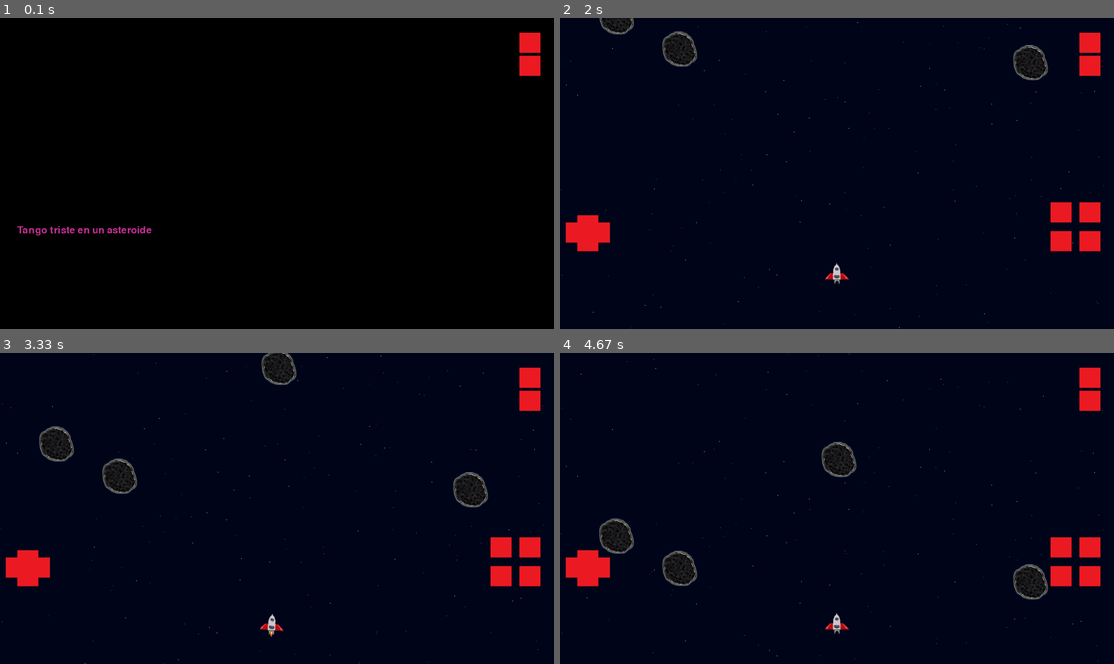
Above: before the commit, frames 1-4 (two rows, left to right).
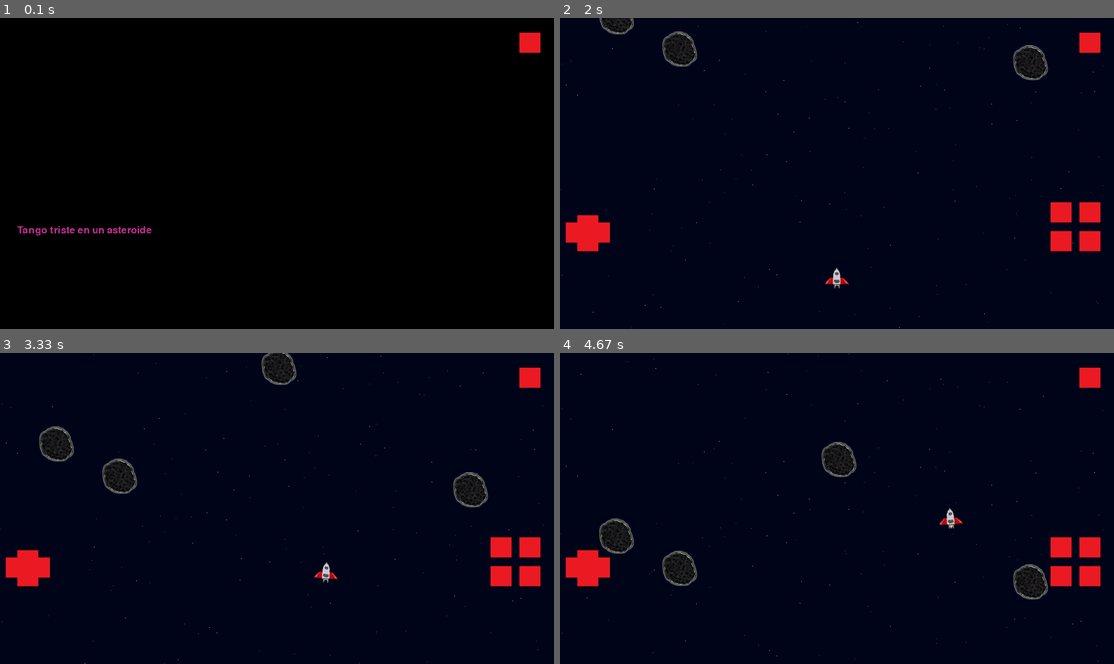
Above: after the commit, the same moments.

Repository: MicaelaEdith/spacecraftGame-pygame
Game: pygame game, started from main.py
Two runs of this game, one before a commit and one after it. Both use one fixed random seed, a clock stepped at 60 frames per second and the inputs below.
Inputs (mouse positions are in pixels of both pictures, inside the frame that each line leads up to):
- Up to frame 1 (0.1 s): no input
- Up to frame 2 (2 s): press the mouse at (1091, 42) at 0.37 s; move the mouse to (875, 83) at 0.47 s; release the mouse at (665, 126) at 0.6 s; click (587, 226) at 0.72 s; click (576, 232) at 1.05 s; press the mouse at (587, 241) at 1.37 s; move the mouse to (748, 173) at 1.47 s; release the mouse at (914, 105) at 1.6 s; press the mouse at (587, 226) at 1.7 s; move the mouse to (692, 248) at 1.8 s; release the mouse at (798, 273) at 1.93 s
- Up to frame 3 (3.33 s): press the mouse at (38, 567) at 2.03 s; move the mouse to (138, 502) at 2.13 s; release the mouse at (243, 440) at 2.27 s; click (38, 567) at 2.88 s; press the mouse at (16, 567) at 3.2 s; move the mouse to (166, 527) at 3.3 s
- Up to frame 4 (4.67 s): release the mouse at (881, 489) at 3.43 s; press the mouse at (598, 567) at 3.53 s; move the mouse to (626, 505) at 3.63 s; release the mouse at (654, 443) at 3.77 s; click (587, 576) at 4.38 s

The runs differ from the first frame. In frame 1, 0.3% of the frame differs, in the area x 93-98%, y 12-19%; in frame 2, 0.4%; in frame 3, 0.5%, in the area x 46-98%, y 12-92%; in frame 4, 0.5%.

Commit message:
multitouch ok

Diff:
--- a/main.py
+++ b/main.py
@@ -37,8 +37,6 @@
 xPosition = int((screenWidth / 2) - 40)
 yPosition = int(screenHeight / 100 * 80 + 40)
 player = Player(xPosition, yPosition, screenHeight, screenWidth)
-# deep1 = Deep(screenWidth, screenHeight, speed=1, line_length=screenWidth, line_spacing=4, color=(0, 4, 24))
-# deep2 = Deep(screenWidth, screenHeight, speed=1, line_length=screenWidth, line_spacing=6, color=(0, 10, 14))
 starts1 = Starts(screenWidth, screenHeight)
 starts2 = Starts(screenWidth, screenHeight)
 starts2.speed = .5
@@ -53,7 +51,6 @@
 meteorite = Meteorite(screenWidth, screenHeight)
 
 # Crear botones
-ignore_click_left = False
 buttons_left = [
     Button(60, screenHeight // 2 + 145, "Assets/Buttons/up_arrow.png"),
     Button(60, screenHeight // 2 + 200, "Assets/Buttons/down_arrow.png"),
@@ -70,11 +67,8 @@
 
 buttons_menu = [
     Button(screenWidth - 120, screenHeight // 21, "Assets/Buttons/actionA.png"),  # start
-    Button(screenWidth - 120, screenHeight // 21 + 80, "Assets/Buttons/actionA.png"),  # mute
+    #Button(screenWidth - 120, screenHeight // 21 + 80, "Assets/Buttons/actionA.png"),  # mute
 ]
-
-# Variables para acciones
-a, b, c, d = False, False, False, False
 
 # Bucle Menu
 while not game:
@@ -104,35 +98,57 @@
             if event.key == pygame.K_ESCAPE:
                 pygame.quit()
                 sys.exit()
-    # Actualizar el estado de los botones al levantar el dedo
-        if event.type == pygame.MOUSEBUTTONUP:
-            for button in buttons_left + buttons_right:
-                button.is_clicked(mouse_pos, False)  # Cambio a False al levantar el dedo
-
+        # Eventos de mouse para los botones de dirección (izquierda)
         if event.type == pygame.MOUSEBUTTONDOWN or event.type == pygame.MOUSEBUTTONUP:
             mouse_pos = pygame.mouse.get_pos()
-            for button in buttons_left + buttons_right:
-                button.is_clicked(mouse_pos, pygame.mouse.get_pressed()[0])  # Comprobar el botón izquierdo del mouse
+            for button in buttons_left:
+                button.is_clicked(mouse_pos, pygame.mouse.get_pressed()[0] if event.type == pygame.MOUSEBUTTONDOWN else False)
+        if event.type == pygame.MOUSEBUTTONUP:
+            mouse_pos = pygame.mouse.get_pos()
+            for button in buttons_left:
+                button.is_clicked(mouse_pos, pygame.mouse.get_pressed()[0])
 
-        # Actualizar el movimiento del jugador basado en los botones presionados
-        player.movement['up'] = buttons_left[0].clicked
-        player.movement['down'] = buttons_left[1].clicked
-        player.movement['left'] = buttons_left[2].clicked
-        player.movement['right'] = buttons_left[3].clicked
 
-        # Actualizar las acciones basadas en los botones de acción
-        player.action['a'] = buttons_right[0].clicked
-        player.action['b'] = buttons_right[1].clicked
-        player.action['c'] = buttons_right[2].clicked
-        player.action['d'] = buttons_right[3].clicked
+        # Eventos de toque para los botones de acción (derecha)
+        if event.type == pygame.FINGERDOWN or event.type == pygame.FINGERUP:
+            touch_pos = (event.x * screenWidth, event.y * screenHeight)
+            for button in buttons_right:
+                if button.is_clicked(touch_pos, True):
+                    # Actualizar el estado de las acciones al presionar
+                    if event.type == pygame.FINGERDOWN:
+                        if button == buttons_right[0]:
+                            player.action['a'] = True
+                        elif button == buttons_right[1]:
+                            player.action['b'] = True
+                        elif button == buttons_right[2]:
+                            player.action['c'] = True
+                        elif button == buttons_right[3]:
+                            player.action['d'] = True
+                    # Actualizar el estado de las acciones al soltar
+                    elif event.type == pygame.FINGERUP:
+                        #if button == buttons_right[0]:
+                        player.action['a'] = False
+                        #elif button == buttons_right[1]:
+                        player.action['b'] = False
+                        #elif button == buttons_right[2]:
+                        player.action['c'] = False
+                        #elif button == buttons_right[3]:
+                        player.action['d'] = False
 
-        if event.type == pygame.MOUSEBUTTONDOWN:
-            mouse_pos = pygame.mouse.get_pos()
+        # Verificar si se presiona el botón del menú
+        if event.type == pygame.FINGERDOWN:
+            touch_pos = (event.x * screenWidth, event.y * screenHeight)
             for button in buttons_menu:
-                button.is_clicked(mouse_pos, True)
-            if buttons_menu[0].clicked:
-                start = not start
-                buttons_menu[0].clicked=False
+                if button.is_clicked(touch_pos, True):
+                    if button == buttons_menu[0]:
+                        start = not start
+                        buttons_menu[0].clicked = False
+
+    # Actualizar el movimiento del jugador basado en los botones presionados
+    player.movement['up'] = buttons_left[0].clicked
+    player.movement['down'] = buttons_left[1].clicked
+    player.movement['left'] = buttons_left[2].clicked
+    player.movement['right'] = buttons_left[3].clicked
 
     if level == 0:
         collision_detected = False
@@ -155,8 +171,6 @@
         player.updateShoots()  # Actualiza los disparos del jugador
         player.actions()
         display.fill(blue)
-        # deep1.drawDeep(display)
-        # deep2.drawDeep(display)
         starts1.drawStarts(display)
         starts2.drawStarts(display)
         starts3.drawStarts(display)
@@ -170,6 +184,7 @@
         player.drawPick(display)
         player.drawExplosion(display)
 
+
         for button in buttons_left + buttons_right + buttons_menu:
             button.draw(display)
     else:
@@ -177,6 +192,5 @@
         for button in buttons_menu:
             button.draw(display)
 
-
     pygame.display.flip()
     clock.tick(60)
--- a/menu.py
+++ b/menu.py
@@ -1,5 +1,5 @@
 import pygame
-from data import Data
+#from data import Data
 class Menu():
 	def __init__(self, screenWidth, screenHeight):
 		self.init_menu = pygame.Surface((screenWidth, screenHeight))
@@ -30,9 +30,10 @@
         self.rect = self.image.get_rect(topleft=(x, y))
         self.clicked = False
 
-    def draw(self, display):
-        display.blit(self.image, self.rect.topleft)
+    def draw(self, surface):
+        surface.blit(self.image, self.rect.topleft)
 
-    def is_clicked(self, pos, state):
+    def is_clicked(self, pos, pressed):
         if self.rect.collidepoint(pos):
-            self.clicked = state
+            self.clicked = pressed
+        return self.clicked
--- a/playerController.py
+++ b/playerController.py
@@ -49,7 +49,7 @@
             img.set_colorkey([1, 7, 27])
 
         self.pick_type = 0  # Tipo de imagen de recogida actual
-        self.pick_delay = 500  # Delay entre recogidas
+        self.pick_delay = 100  # Delay entre recogidas
         self.last_pick_time = pygame.time.get_ticks()  # Tiempo del último recogido
         self.pick_active = False  # Bandera para indicar si se está recogiendo algo
 
@@ -87,7 +87,7 @@
 
         self.shoots = []
         self.shoot_type = 0
-        self.shoot_delay = 75
+        self.shoot_delay = 100
         self.last_shoot_time = pygame.time.get_ticks()
 
     def setPlayer(self, name):
@@ -100,7 +100,7 @@
         if self.movement['up'] and self.yPosition > self.maxYPosition:
             self.keyDownCount += 1
             self.quiet = False
-            if self.yPosition >= self.slowArea:
+            if self.yPosition >= self.slowArea-2:
                 self.yPosition -= 4 * self.speed
             else:
                 self.yPosition -= 1 * self.speed
@@ -108,35 +108,43 @@
         # Lógica para el movimiento hacia abajo
         if self.movement['down']:
             self.movement['up'] = False
-            #self.quiet = False
+            self.quiet = False
             self.keyDownCount = 0
             if self.yPosition < self.yPositionInit:
                 self.yPosition += 2
         elif not self.movement['up'] and self.yPosition < self.yPositionInit:
-            self.yPosition += return_speed  # Movimiento de retorno gradual hacia la posición inicial
             self.quiet = True
 
         # Lógica para el movimiento hacia la derecha
-        if self.movement['right'] and self.xPosition < self.maxXPosition:
+        if self.movement['right'] and self.xPosition < self.maxXPosition-2:
             self.movement['left'] = False
             self.quiet = False
             self.xPosition += 4
             if not self.movement['down']:
                 self.keyDownCount += 1
         elif not self.movement['right'] and self.xPosition > self.xPositionInit:
-            self.xPosition -= return_speed  # Movimiento de retorno gradual hacia la posición inicial
             self.quiet = True
 
         # Lógica para el movimiento hacia la izquierda
-        if self.movement['left'] and self.xPosition > self.minXPosition:
+        if self.movement['left'] and self.xPosition > self.minXPosition-1:
             self.quiet = False
             self.movement['right'] = False
             self.xPosition -= 4
             if not self.movement['down']:
                 self.keyDownCount += 1
-        elif not self.movement['left'] and self.xPosition < self.xPositionInit:
-            self.xPosition += return_speed  # Movimiento de retorno gradual hacia la posición inicial
+        elif not self.movement['left'] and self.xPosition < self.xPositionInit-1:
             self.quiet = True
+
+        if self.quiet:      # Movimiento de retorno gradual hacia la posición inicial
+            if self.xPosition < self.xPositionInit:
+                self.xPosition += return_speed
+            elif self.xPosition > self.xPositionInit:
+                self.xPosition -= return_speed
+            if self.yPosition < self.yPositionInit:
+                self.yPosition += return_speed
+            elif self.yPosition > self.yPositionInit:
+                self.yPosition -= return_speed
+
 
         # Actualizar las posiciones de los rectángulos
         for i in range(len(self.rectList)):
@@ -145,6 +153,7 @@
 
         for i in range(len(self.rectList)):
             self.rectList[i].topleft = (self.xPosition, self.yPosition)
+
 
     def actions(self):
         if self.action['a'] and not self.shoot_type_a:  # Verificar si el tipo de bala A no ha sido disparado
@@ -156,22 +165,21 @@
 
     def updateShoots(self):
         current_time = pygame.time.get_ticks()
-        if self.action['a']:
+        if self.action['a'] and not self.shoot_type_a:
             if current_time - self.last_shoot_time > self.shoot_delay:
                 shoot_rect = self.shoot_images[self.shoot_type].get_rect(midbottom=(self.xPosition + self.rect0.width // 2, self.yPosition))
                 self.shoots_fired.append({'rect': shoot_rect, 'type': self.shoot_type})
                 self.last_shoot_time = current_time
-        elif self.action['b']:
-            if not self.shoot_type_b:  # Cambiar tipo de bala solo si no se ha cambiado antes
-                self.shoot_type = (self.shoot_type + 1) % len(self.shoot_images)
-                self.shoot_type_b = True  # Marcar que se ha cambiado el tipo de bala
-        else:
-            self.shoot_type_b = False  # Restablecer para permitir cambios de tipo de bala en futuros disparos
+                self.shoot_type_a = True  # Marcar que se ha disparado
+        elif not self.action['a']:
+            self.shoot_type_a = False  # Restablecer para permitir disparos en futuros clicks
 
         for shoot in self.shoots_fired:
-            shoot['rect'].y -= 11 if self.shoot_type_a else 14  # Velocidad de los disparos
+            shoot['rect'].y -= 11 if self.shoot_type == 0 else 14  # Velocidad de los disparos
 
         self.shoots_fired = [shoot for shoot in self.shoots_fired if shoot['rect'].bottom > 0]
+
+
 
     def updatePick(self):
         current_time = pygame.time.get_ticks()
@@ -182,6 +190,8 @@
         else:
             self.pick_active = False
 
+
+
     def drawShoots(self, display):
         for shoot in self.shoots_fired:
             display.blit(self.shoot_images[shoot['type']], shoot['rect'].topleft)
@@ -210,8 +220,10 @@
         # Dibujar disparos
         self.drawShoots(display)
 
+
+
     def drawPick(self, display):
-        if self.pick_active:
+        if self.action['d']:
             display.blit(self.pick_images[int(self.pick_frame)], [self.xPosition, self.yPosition -75])
             self.pick_frame -=.1
             self.pick_frame = (self.pick_frame + (self.pick_frame-int(self.pick_frame))) % len(self.pick_images)  # Alternar entre las dos imágenes
